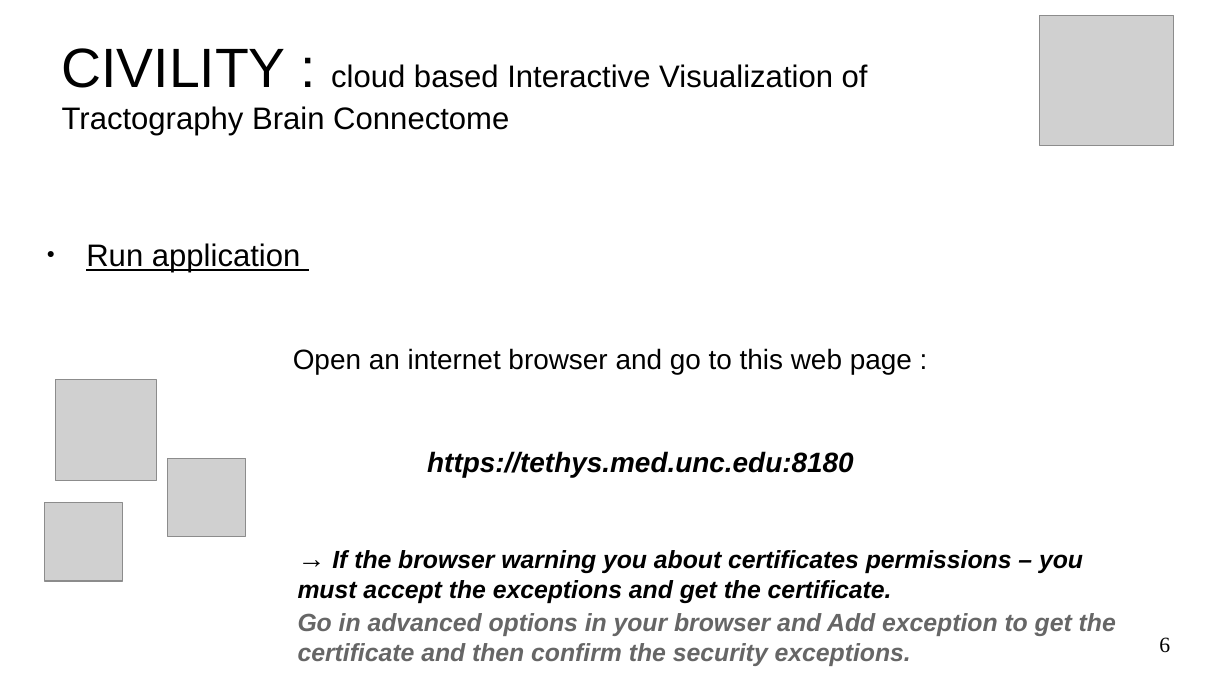
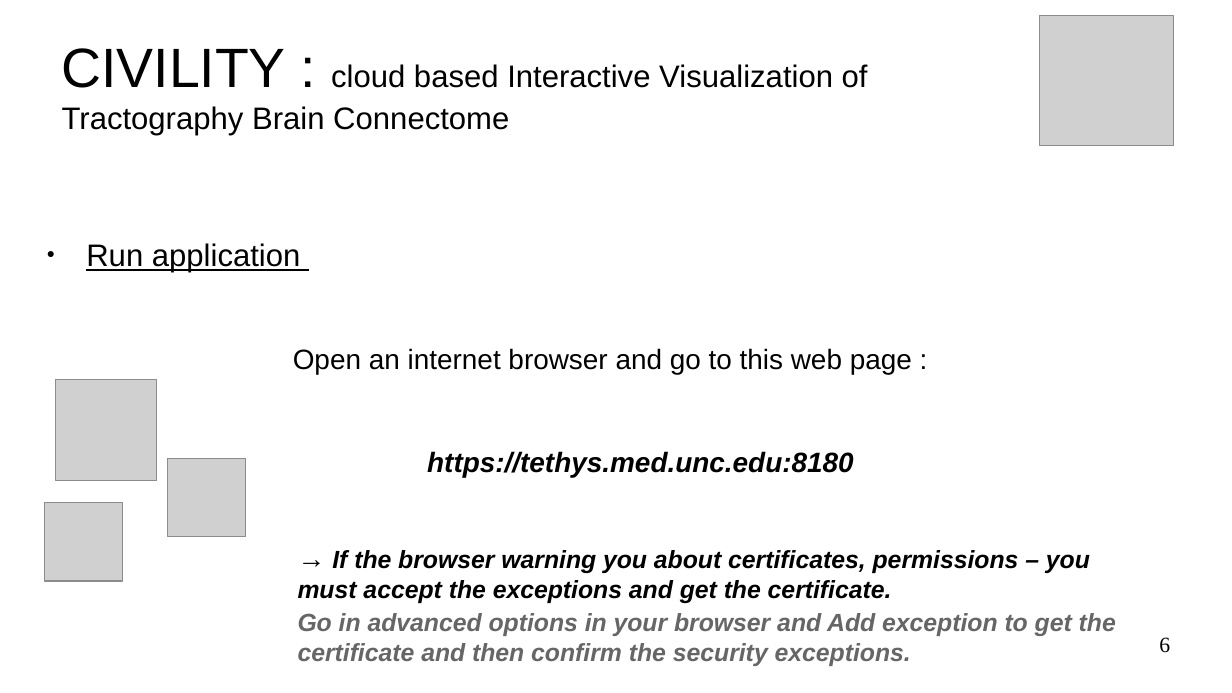
Before and after one commit to NIRALUser/CIVILITY, a slide deck: slide 6 of doc/tutorialCIVILITY.odp. Drawn at 1232x693 pixels with LibreOffice and Linux fonts; fonts in the diff are those of the drawing; grey boxes stand for pictures; background and template pictures are left out. Boxes give left, top, right and bottom in pixels: in the first picture for what was removed or moved away, otherwise in the second. Text is boxed around its words. In the diff, an @@ line names an element or a change of style, - is before the commit and + after.

```diff
--- a/doc/tutorialCIVILITY.odp
+++ b/doc/tutorialCIVILITY.odp
@@ text at (298, 550, 1090, 603): text changed @@
-        → If the browser warning you about certificates permissions – you must accept the exceptions and get the certificate.
+        → If the browser warning you about certificates, permissions – you must accept the exceptions and get the certificate.
```
Also in this commit, not shown: 17 other slides changed, 1 other file.
